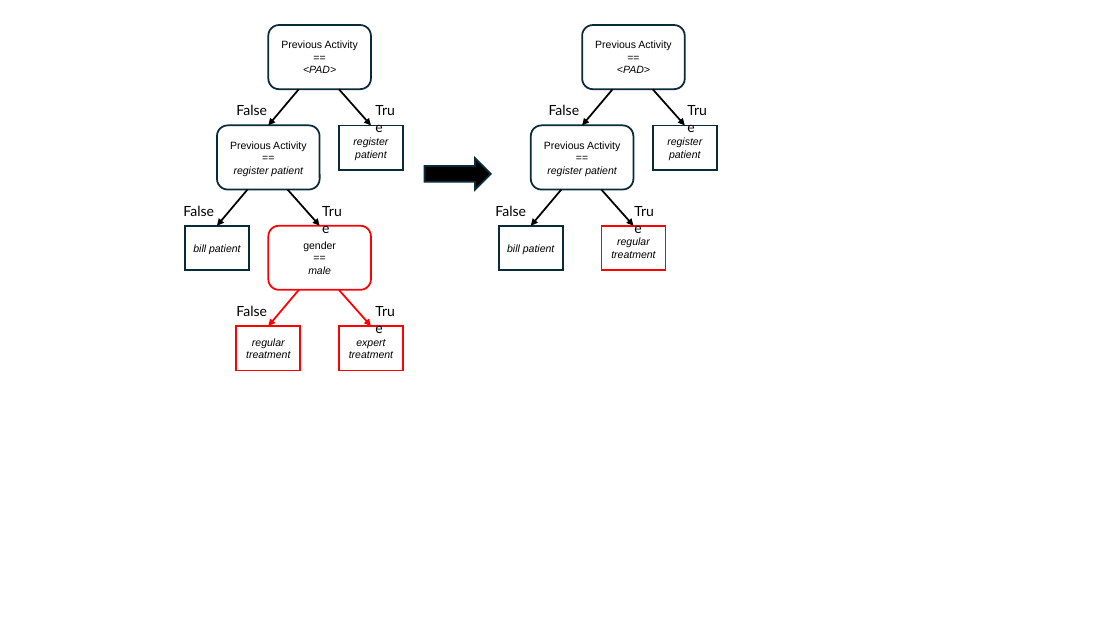
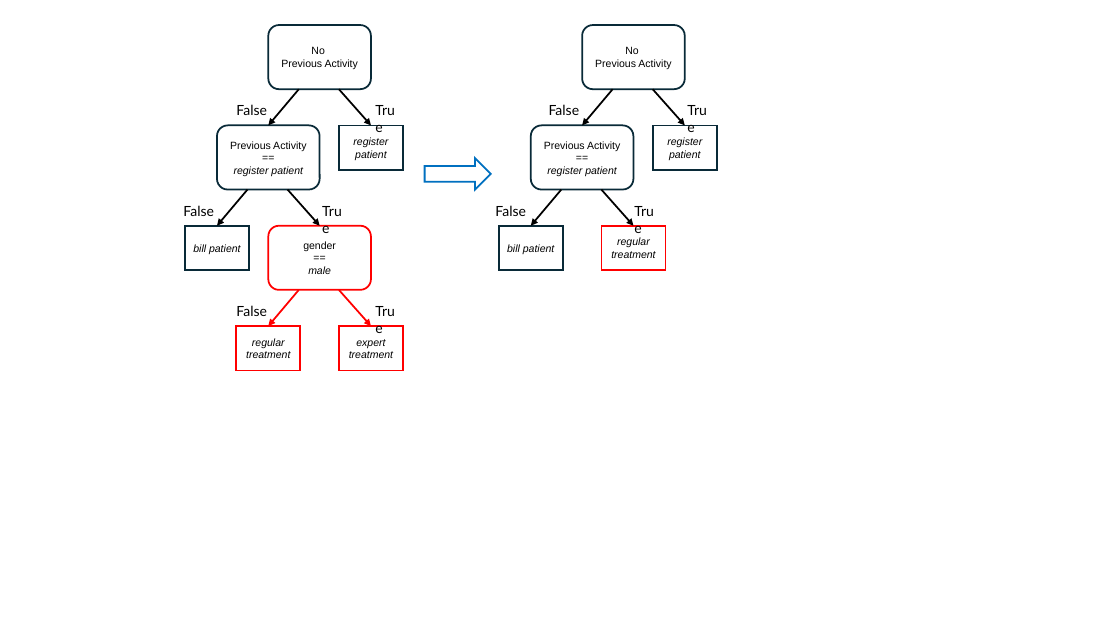
Before and after one commit to Haspeldor/process_distillation, a slide deck: slide 2 of gfx/gfx.pptx. Drawn at 1120x630 pixels with LibreOffice and Linux fonts; fonts in the diff are those of the drawing. Boxes give left, top, right and bottom in pixels: in the first picture for what was removed or moved away, otherwise in the second. Text is boxed around its words. In the diff, an @@ line names an element or a change of style, - is before the commit and + after.

```diff
--- a/gfx/gfx.pptx
+++ b/gfx/gfx.pptx
@@ text in rounded rectangle at [281, 46, 358, 69]: text changed @@
-Previous Activity
-==
-<PAD>
+No
+Previous Activity
@@ text in rounded rectangle at [595, 46, 671, 69]: text changed @@
-Previous Activity
-==
-<PAD>
+No
+Previous Activity
@@ right arrow at [425, 158, 492, 190]: fill #000000 to #FFFFFF; outline #092A39 1.5 pt to #0070C0 1.5 pt @@
```
Also in this commit, not shown: 1 other slide changed, 6 slides added, 27 other files.
